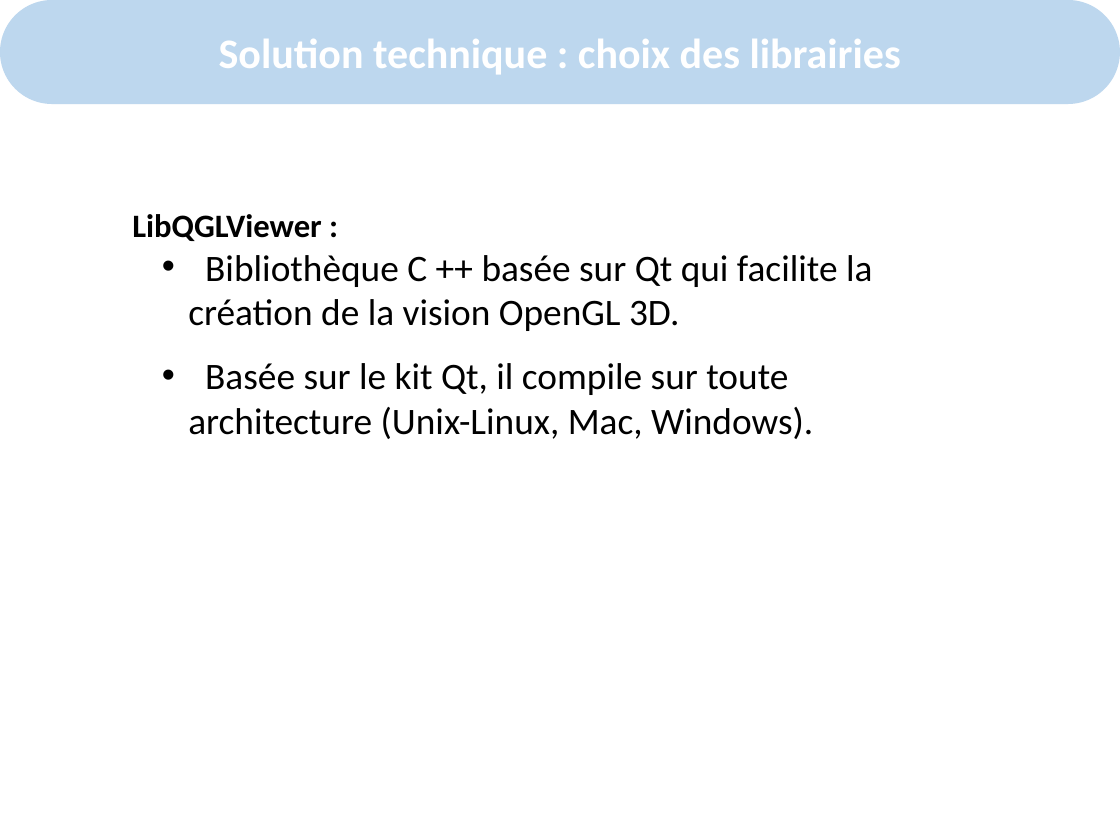
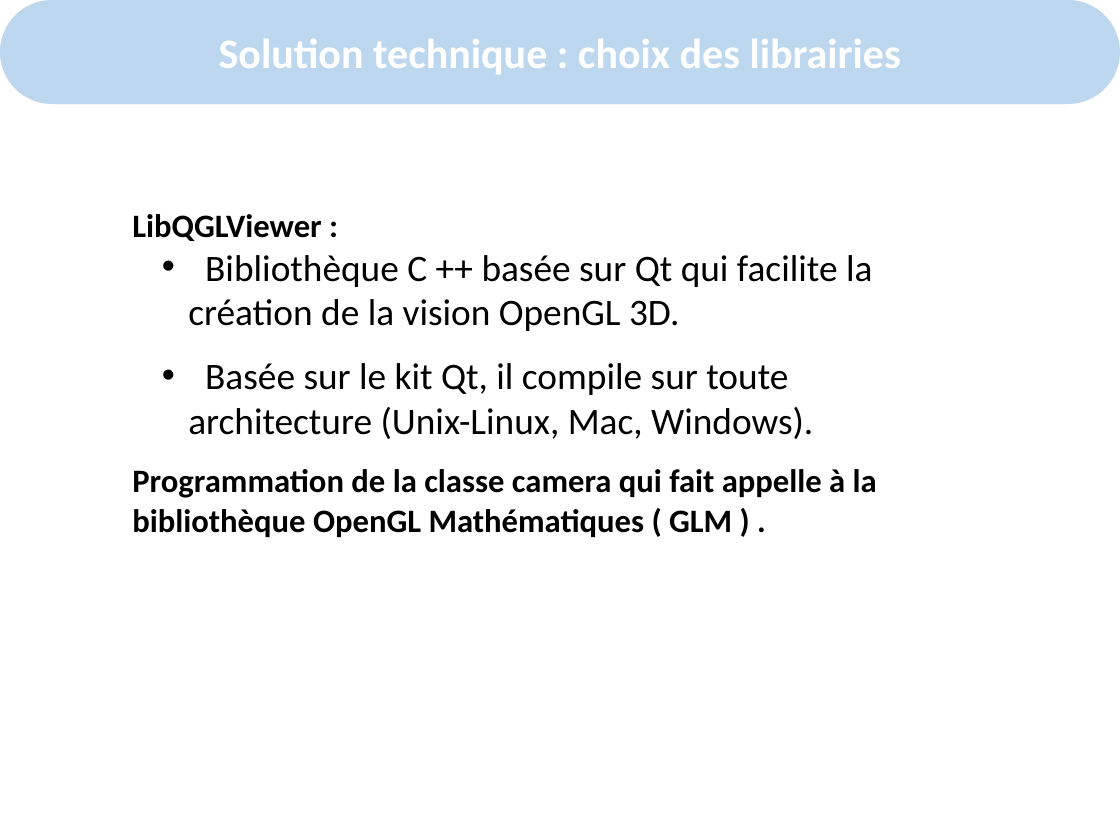
Before and after one commit to alkra/benchOKR, a slide deck: slide 15 of doc/presentationCopil/presentationVersion22Mars.pptx (slide 14 before the commit). Drawn at 1120x840 pixels with LibreOffice and Linux fonts; fonts in the diff are those of the drawing; background and template pictures are left out. Boxes give left, top, right and bottom in pixels: in the first picture for what was removed or moved away, otherwise in the second. Text is boxed around its words. In the diff, an @@ line names an element or a change of style, - is before the commit and + after.

```diff
--- a/doc/presentationCopil/presentationVersion22Mars.pptx
+++ b/doc/presentationCopil/presentationVersion22Mars.pptx
@@ text at (132, 469, 877, 537): paragraph added @@
+Programmation de la classe camera qui fait appelle à la bibliothèque OpenGL Mathématiques ( GLM ) .
```
Also in this commit, not shown: 1 other slide changed, 1 slide added, 3 other files.
